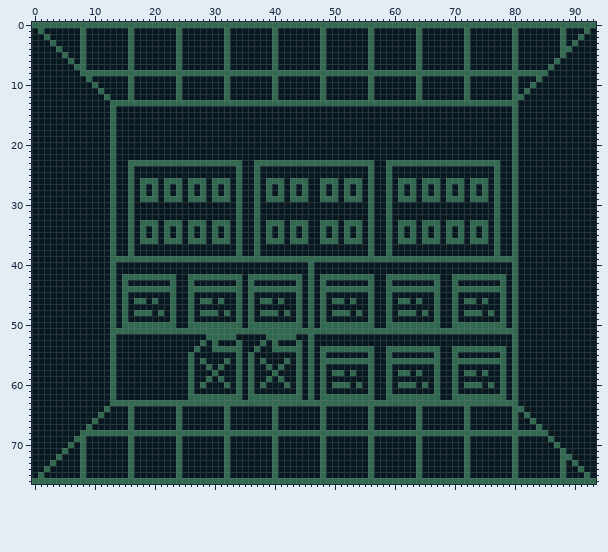
Two versions of one sprite sheet, Images/Backgrounds/Gas Station Inside.png. The first picture shows the starting point.
The file is 94x77 pixels.
New version:
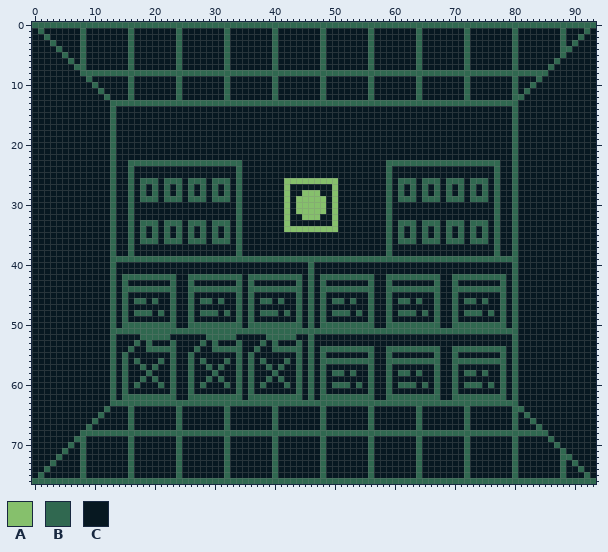
Palette (. is transparent): A #86c06c  B #306850  C #071821
The edit:
@@ x 35..58 @@
 22 CCCCCCCCCCCCCCCCCCCCCCCC
-23 CCBBBBBBBBBBBBBBBBBBBBCC
-24 CCBCCCCCCCCCCCCCCCCCCBCC
-25 CCBCCCCCCCCCCCCCCCCCCBCC
-26 CCBCBBBCBBBCCBBBCBBBCBCC
-27 CCBCBCBCBCBCCBCBCBCBCBCC
-28 CCBCBCBCBCBCCBCBCBCBCBCC
-29 CCBCBBBCBBBCCBBBCBBBCBCC
-30 CCBCCCCCCCCCCCCCCCCCCBCC
-31 CCBCCCCCCCCCCCCCCCCCCBCC
-32 CCBCCCCCCCCCCCCCCCCCCBCC
-33 CCBCBBBCBBBCCBBBCBBBCBCC
-34 CCBCBCBCBCBCCBCBCBCBCBCC
-35 CCBCBCBCBCBCCBCBCBCBCBCC
-36 CCBCBBBCBBBCCBBBCBBBCBCC
-37 CCBCCCCCCCCCCCCCCCCCCBCC
-38 CCBCCCCCCCCCCCCCCCCCCBCC
+23 CCCCCCCCCCCCCCCCCCCCCCCC
+24 CCCCCCCCCCCCCCCCCCCCCCCC
+25 CCCCCCCCCCCCCCCCCCCCCCCC
+26 CCCCCCCAAAAAAAAACCCCCCCC
+27 CCCCCCCACCCCCCCACCCCCCCC
+28 CCCCCCCACCAAACCACCCCCCCC
+29 CCCCCCCACAAAAACACCCCCCCC
+30 CCCCCCCACAAAAACACCCCCCCC
+31 CCCCCCCACAAAAACACCCCCCCC
+32 CCCCCCCACCAAACCACCCCCCCC
+33 CCCCCCCACCCCCCCACCCCCCCC
+34 CCCCCCCAAAAAAAAACCCCCCCC
+35 CCCCCCCCCCCCCCCCCCCCCCCC
+36 CCCCCCCCCCCCCCCCCCCCCCCC
+37 CCCCCCCCCCCCCCCCCCCCCCCC
+38 CCCCCCCCCCCCCCCCCCCCCCCC
 39 BBBBBBBBBBBBBBBBBBBBBBBB
@@ x 13..25 @@
 51 BBBBBBBBBBBBB
-52 BCCCCCCCCCCCC
-53 BCCCCCCCCCCCC
-54 BCCCCCCCCCCCC
-55 BCCCCCCCCCCCC
-56 BCCCCCCCCCCCC
-57 BCCCCCCCCCCCC
-58 BCCCCCCCCCCCC
-59 BCCCCCCCCCCCC
-60 BCCCCCCCCCCCC
-61 BCCCCCCCCCCCC
-62 BCCCCCCCCCCCC
+52 BCCCCBBBBBCCC
+53 BCCCBCBCCCBCC
+54 BCCBCCBBBBBCC
+55 BCBCCCCCCCBCC
+56 BCBCBCCCBCBCC
+57 BCBCCBCBCCBCC
+58 BCBCCCBCCCBCC
+59 BCBCCBCBCCBCC
+60 BCBCBCCCBCBCC
+61 BCBCCCCCCCBCC
+62 BCBBBBBBBBBCC
 63 BBBBBBBBBBBBB
